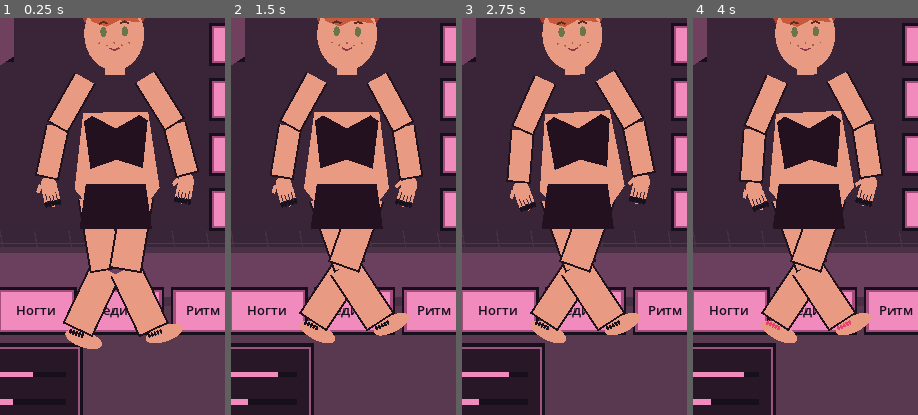
Above: before the commit, frames 1-4 (left to right).
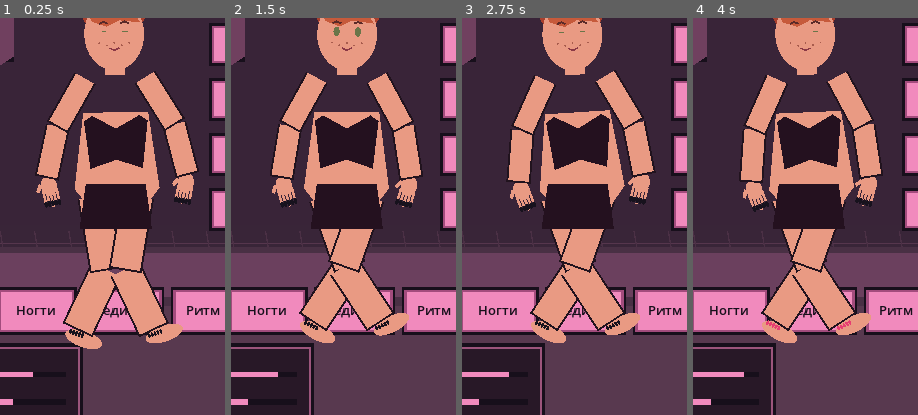
Above: after the commit, the same moments.

Repository: babymurderr0711/jia-android
Game: Godot game, scene res://Main.tscn
The game is run twice, just before and just after one commit, with the same random seed, the same clock (stepped at 60 frames per second) and the same inputs.
Inputs (mouse positions are % of the whole screen's width and height, from its top left):
- Up to frame 1 (0.25 s): no input
- Up to frame 2 (1.5 s): move the mouse to (72, 45) at 0.52 s; click (72, 45) at 0.67 s; drag from (30, 55) to (45, 70) at 1.27 s
- Up to frame 3 (2.75 s): move the mouse to (60, 28) at 2.02 s; click (60, 28) at 2.17 s
- Up to frame 4 (4 s): drag from (45, 70) to (20, 35) at 2.77 s; move the mouse to (80, 65) at 3.52 s; click (80, 65) at 3.67 s
The pictures show only the part of the screen within x 23-73%, y 35-85%; the shares and areas given below are measured in that part.

The runs differ from the first frame. In frame 1, 0.1% of the frame differs, in the area x 44-57%, y 2-5%; in frame 2, less than 0.1%; in frame 3, 0.1%; in frame 4, 0.1%, in the area x 43-56%, y 2-5%.

Commit message:
Add natural timed blinking to Jia character rig

Diff:
--- a/godot/jia_skeleton_rig.gd
+++ b/godot/jia_skeleton_rig.gd
@@ -238,10 +238,12 @@
 	_update_face()
 
 func _update_face() -> void:
+	var blink_wave := absf(sin(clock * 0.73 + 0.35))
+	var blink := 1.0 - smoothstep(0.965, 0.995, blink_wave)
 	for i in range(eye_surfaces.size()):
 		var x := -17.0 if i == 0 else 17.0
-		var radius := Vector2(5,2) if expression == "sleepy" else Vector2(5,8)
-		eye_surfaces[i].polygon = _ellipse(Vector2(x,-4),radius)
+		var eye_height := 2.0 if expression == "sleepy" else lerpf(8.0, 0.7, blink)
+		eye_surfaces[i].polygon = _ellipse(Vector2(x,-4),Vector2(5,eye_height))
 	for cheek in cheek_surfaces:
 		cheek.color = Color("#e77c83",0.48 if expression == "shy" else 0.0)
 	if is_instance_valid(mouth_line):
